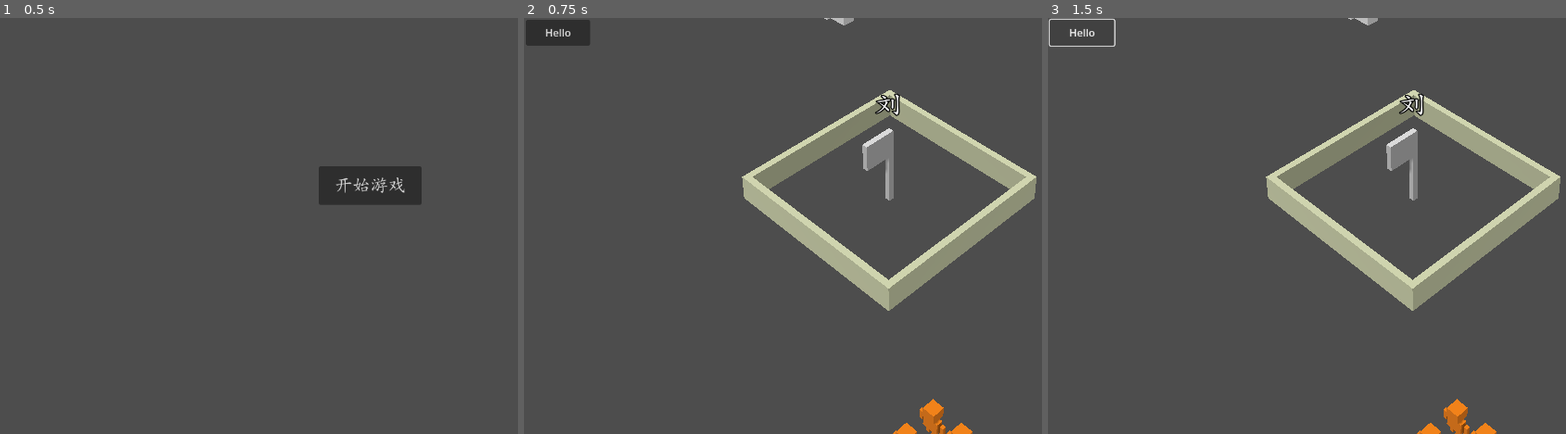
Above: before the commit, frames 1-3 (left to right).
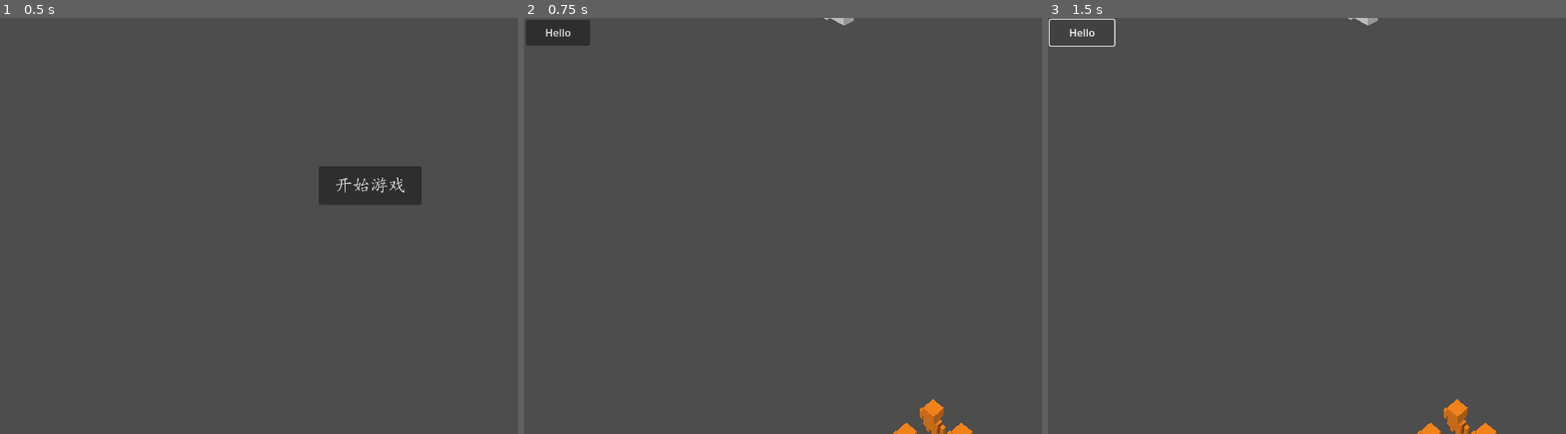
Above: after the commit, the same moments.

Repository: bianpeng001/GodotPy
Game: Godot game, scene res://start.tscn
Two runs of this game, one before a commit and one after it. Both use one fixed random seed, a clock stepped at 60 frames per second and the inputs below.
Inputs:
- Up to frame 1 (0.5 s): no input
- Up to frame 2 (0.75 s): click "开始游戏" at 0.5 s
- Up to frame 3 (1.5 s): click "Hello" at 1.25 s

Frame 1 is identical in both runs. In frame 2, 7.8% of the frame differs, in the area x 42-99%, y 17-71%; in frame 3, 7.8%.

Commit message:
randome city

Diff:
--- a/Demo/main.tscn
+++ b/Demo/main.tscn
@@ -1,6 +1,5 @@
-[gd_scene load_steps=4 format=3 uid="uid://cipun2g0qp50n"]
+[gd_scene load_steps=3 format=3 uid="uid://cipun2g0qp50n"]
 
-[ext_resource type="PackedScene" uid="uid://dps4u7ofsxa1b" path="res://models/City01.tscn" id="1_8bby1"]
 [ext_resource type="PackedScene" uid="uid://7drk8uiknmut" path="res://models/Troop01.tscn" id="2_82hma"]
 [ext_resource type="PackedScene" uid="uid://bok6l8i3vigk5" path="res://models/Wall01.tscn" id="3_tjp5w"]
 
@@ -32,9 +31,6 @@
 shadow_enabled = true
 shadow_opacity = 0.5
 
-[node name="City01" parent="." instance=ExtResource("1_8bby1")]
-transform = Transform3D(1, 0, 0, 0, 1, 0, 0, 0, 1, -0.236233, 0, 0)
-
 [node name="MainUI" type="Node2D" parent="."]
 
 [node name="Button" type="Button" parent="MainUI"]
Not shown, changed: Demo/game/city_controller.py
Not shown, changed: Demo/game/config_mgr.py
Not shown, changed: Demo/game/core.py
Not shown, changed: Demo/game/ground_mgr.py
Not shown, changed: Demo/game/mainloop.py
Not shown, changed: Demo/game/unit_mgr.py
Not shown, changed: Godot/modules/GodotPy/src/GodotPy.cpp
